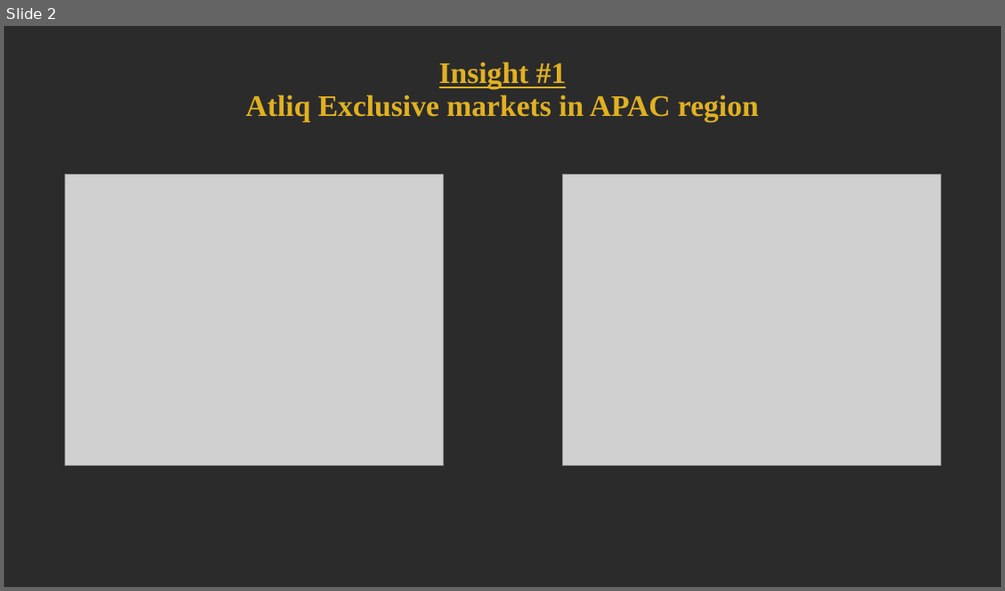
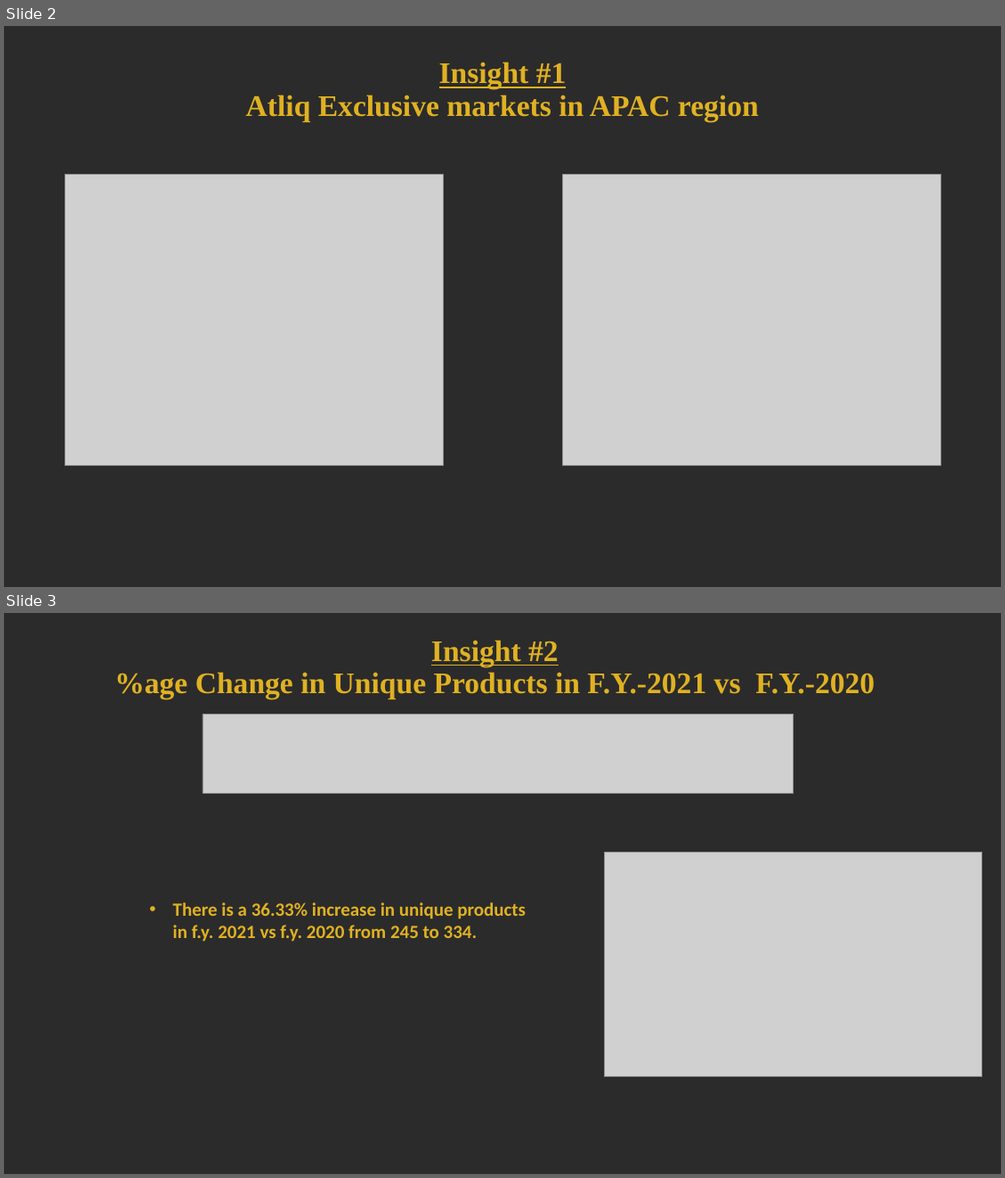
Before and after one commit to protyoy98/Atliq-Hardwares-Ad-hoc-analysis, a slide deck: ad_hoc req deliverables/Presentation1.pptx. Shown one above the other, each under a label of ours: slide 2 before the commit, slides 2 and 3 after it. The pictures are 1005x591 and 1005x1178 pixels, drawn with LibreOffice and Linux fonts; fonts in the diff are those of the drawing; grey boxes stand for pictures; background and template pictures are left out; a plain dark background stands for a picture behind light text. Boxes give left, top, right and bottom in pixels: in the first picture for what was removed or moved away, otherwise in the second. Text is boxed around its words. In the diff, an @@ line names an element or a change of style, - is before the commit and + after.

```diff
--- a/ad_hoc req deliverables/Presentation1.pptx
+++ b/ad_hoc req deliverables/Presentation1.pptx
@@ slide 3 added at (4,613,1001,1174), background picture (left out) @@
@@ title added at (114,640,874,699), 28.8 pt, text #E0B122, bold @@
+Insight #2
+%age Change in Unique Products in F.Y.-2021 vs F.Y.-2020
@@ picture added at (202,714,793,793) @@
@@ picture added at (605,852,982,1077) @@
@@ text added at (173,902,526,941), 18 pt, text #E0B122, bold @@
+• There is a 36.33% increase in unique products in f.y. 2021 vs f.y. 2020 from 245 to 334.
```
Also in this commit, not shown: 4 other slides added.
